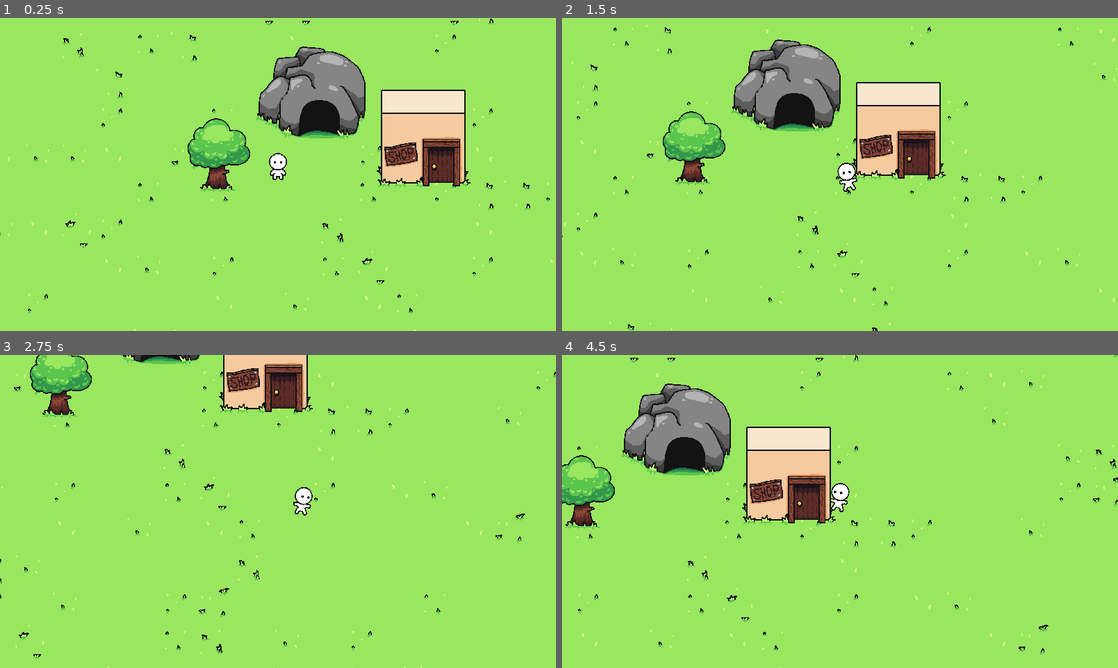
Above: before the commit, frames 1-4 (two rows, left to right).
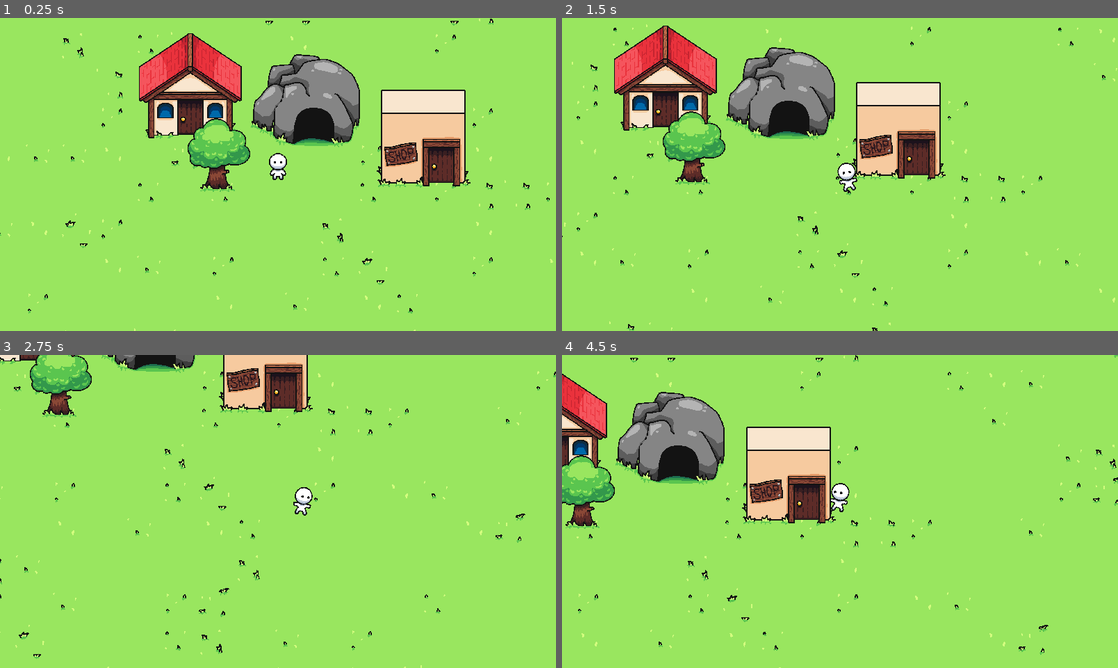
Above: after the commit, the same moments.

Repository: vuxnq/dungeon
Game: Godot game, scene res://scenes/world.tscn
Same seed, same stepped clock (60 frames per second), same inputs: the game is played once before the commit and once after it.
Inputs:
- Up to frame 1 (0.25 s): no input
- Up to frame 2 (1.5 s): tap Enter at 0.5 s; hold Right (ui_right) 0.53-1.28 s; hold Down (ui_down) from 1.28 s (still down)
- Up to frame 3 (2.75 s): release Down (ui_down) at 2.03 s; hold Right (ui_right) from 2.03 s (still down)
- Up to frame 4 (4.5 s): release Right (ui_right) at 2.78 s; hold Up (ui_up) 2.78-3.53 s; hold Left (ui_left) from 3.53 s (still down)

The runs differ from the first frame. In frame 1, 7.6% of the frame differs, in the area x 25-66%, y 4-52%; in frame 2, 7.6%, in the area x 9-53%, y 2-56%; in frame 3, 0.8%; in frame 4, 5.0%.

Commit message:
added house

Diff:
--- a/scenes/world.tscn
+++ b/scenes/world.tscn
@@ -1,10 +1,11 @@
-[gd_scene load_steps=7 format=2]
+[gd_scene load_steps=8 format=2]
 
-[ext_resource path="res://scenes/player.tscn" type="PackedScene" id=1]
-[ext_resource path="res://scenes/tree.tscn" type="PackedScene" id=2]
+[ext_resource path="res://scenes/world/player.tscn" type="PackedScene" id=1]
+[ext_resource path="res://scenes/world/tree.tscn" type="PackedScene" id=2]
 [ext_resource path="res://assets/grass.png" type="Texture" id=3]
-[ext_resource path="res://scenes/dungeon.tscn" type="PackedScene" id=4]
-[ext_resource path="res://scenes/shop.tscn" type="PackedScene" id=5]
+[ext_resource path="res://scenes/world/dungeon-entrance.tscn" type="PackedScene" id=4]
+[ext_resource path="res://scenes/world/shop.tscn" type="PackedScene" id=5]
+[ext_resource path="res://scenes/world/house.tscn" type="PackedScene" id=6]
 
 [sub_resource type="TileSet" id=1]
 0/name = "grass.png 0"
@@ -41,11 +42,14 @@
 
 [node name="Player" parent="YSort" instance=ExtResource( 1 )]
 
-[node name="Dungeon" parent="YSort" instance=ExtResource( 4 )]
-position = Vector2( 118, -212 )
+[node name="House" parent="YSort" instance=ExtResource( 6 )]
+position = Vector2( -302, -172 )
 
 [node name="Tree" parent="YSort" instance=ExtResource( 2 )]
 position = Vector2( -208, 40 )
 
+[node name="Dungeon" parent="YSort" instance=ExtResource( 4 )]
+position = Vector2( 98, -185 )
+
 [node name="Shop" parent="YSort" instance=ExtResource( 5 )]
 position = Vector2( 502, -11 )
--- /dev/null
+++ b/scenes/world/house.tscn
@@ -0,0 +1,15 @@
+[gd_scene load_steps=3 format=2]
+
+[ext_resource path="res://assets/house.png" type="Texture" id=1]
+
+[sub_resource type="RectangleShape2D" id=1]
+extents = Vector2( 146, 42 )
+
+[node name="House" type="StaticBody2D"]
+
+[node name="Sprite" type="Sprite" parent="."]
+position = Vector2( 0, -136 )
+texture = ExtResource( 1 )
+
+[node name="CollisionShape2D" type="CollisionShape2D" parent="."]
+shape = SubResource( 1 )
Binary file added: assets/house.png
Not shown, added: assets/house.png.import
Binary file changed: assets/player.png
Not shown, removed: export_presets.cfg
Renamed: scenes/dungeon.tscn -> scenes/world/dungeon-entrance.tscn
Renamed: scenes/player.tscn -> scenes/world/player.tscn
Renamed: scenes/shop.tscn -> scenes/world/shop.tscn
Renamed: scenes/tree.tscn -> scenes/world/tree.tscn
Not shown, added: .gitignore
